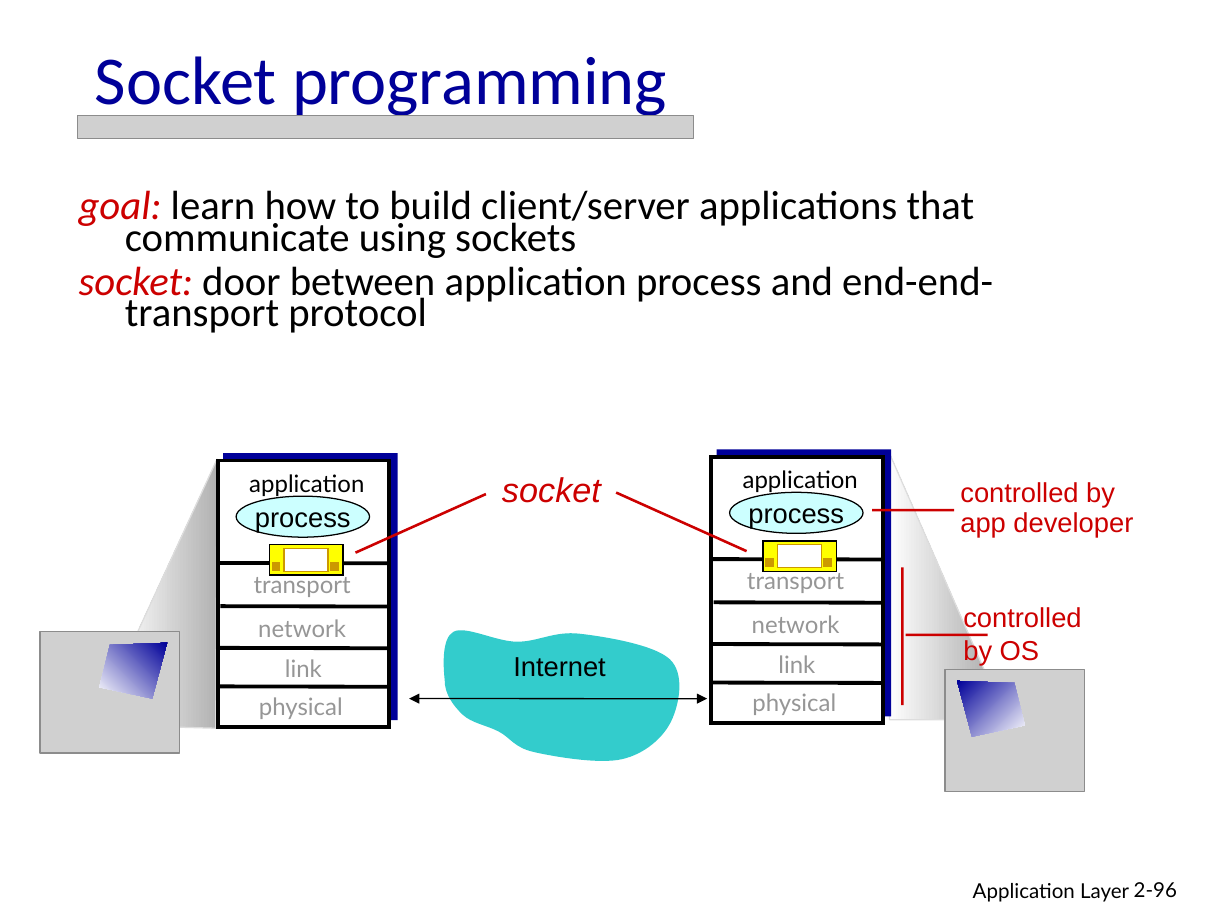
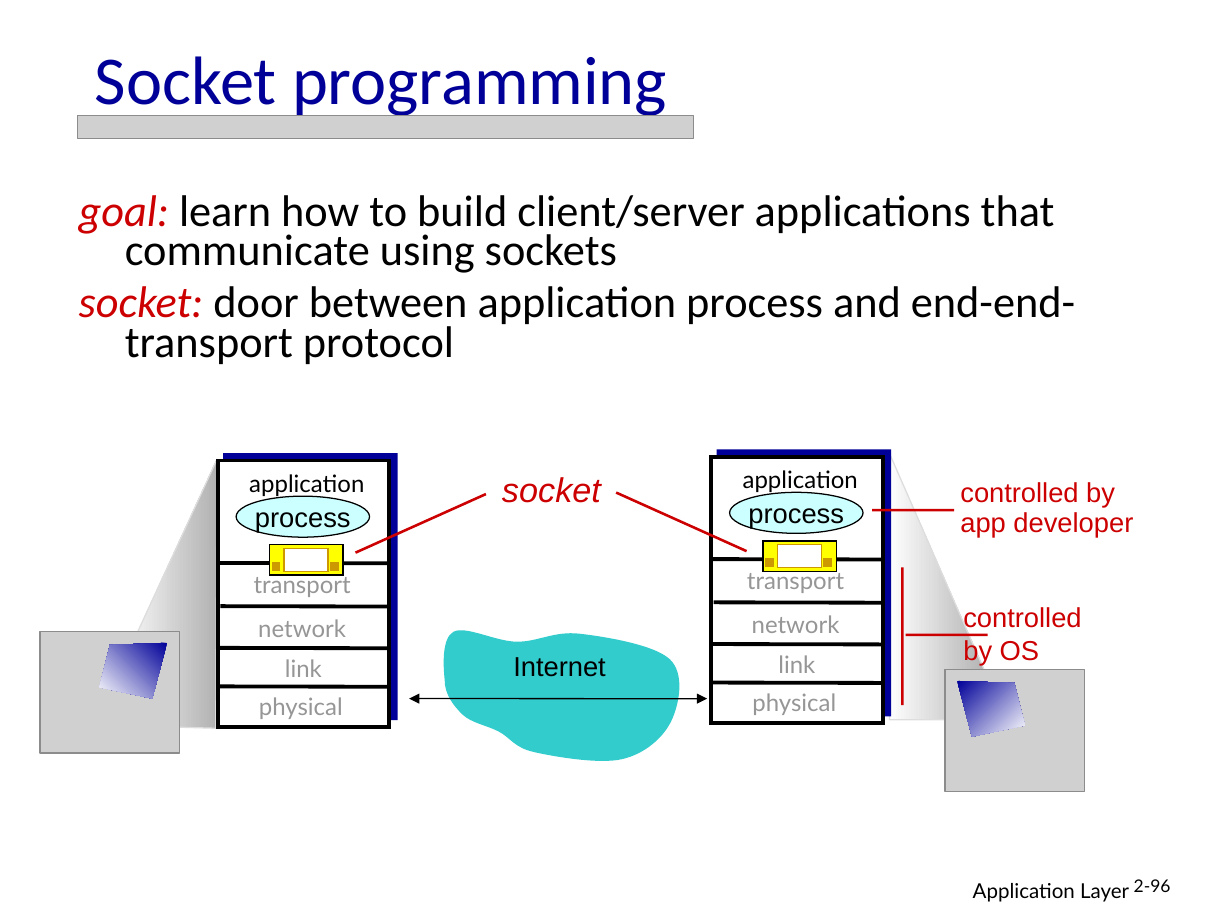
Before and after one commit to JohnNixon6972/5th-Sem-ISE, a slide deck: slide 96 of Computer Network/CHAPTER-2-PPT.ppt. Drawn at 1232x924 pixels with LibreOffice and Linux fonts; fonts in the diff are those of the drawing; grey boxes stand for pictures. Boxes give left, top, right and bottom in pixels: in the first picture for what was removed or moved away, otherwise in the second. Text is boxed around its words. In the diff, an @@ line names an element or a change of style, - is before the commit and + after.

```diff
--- a/Computer Network/CHAPTER-2-PPT.ppt
+++ b/Computer Network/CHAPTER-2-PPT.ppt
@@ text "goal: learn how to build ..." at bbox=[79, 195, 1075, 364]: size 23.8 to 25.9 pt; line spacing 0.65 to 0.75 @@
@@ freeform shape at bbox=[115, 460, 217, 728]: fill gradient #B2B2B2 to #FFFFFF to gradient #FFFFFF to #B2B2B2 @@
@@ freeform shape at bbox=[100, 643, 168, 699]: fill gradient #FFFFFF to #000099 to gradient #000099 to #FFFFFF @@
@@ freeform shape at bbox=[957, 681, 1025, 737]: fill gradient #FFFFFF to #000099 to gradient #000099 to #FFFFFF @@
@@ page number at bbox=[1134, 879, 1171, 892]: size 12 to 10.2 pt; line spacing 1 to 0.9 @@
```
Also in this commit, not shown: 86 other slides changed, 2 other files.
